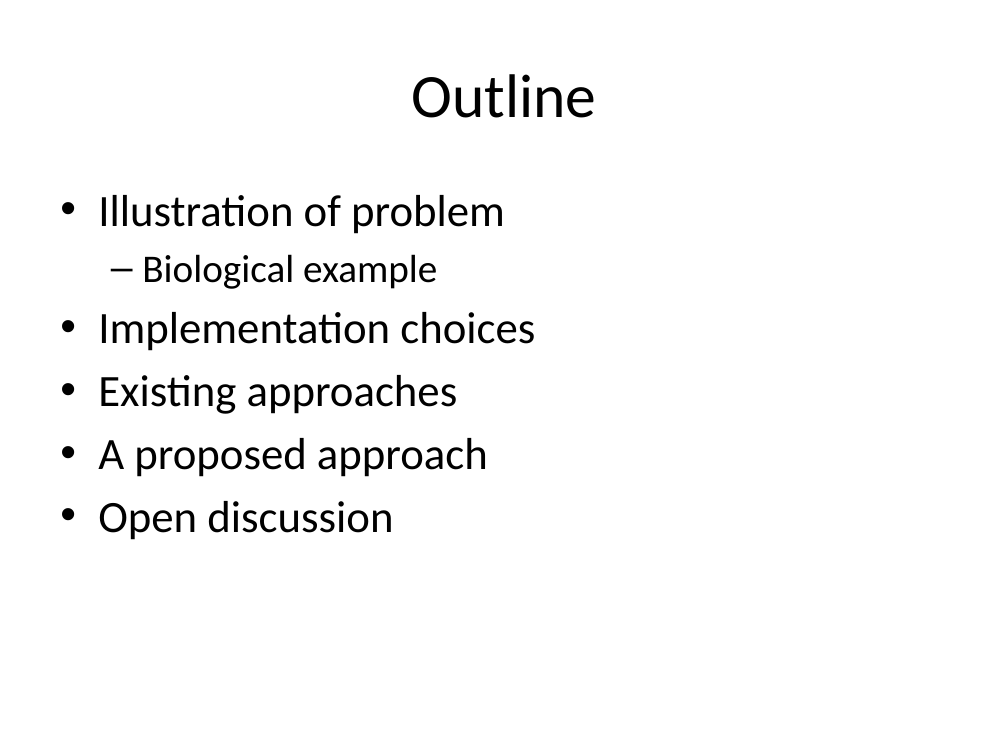
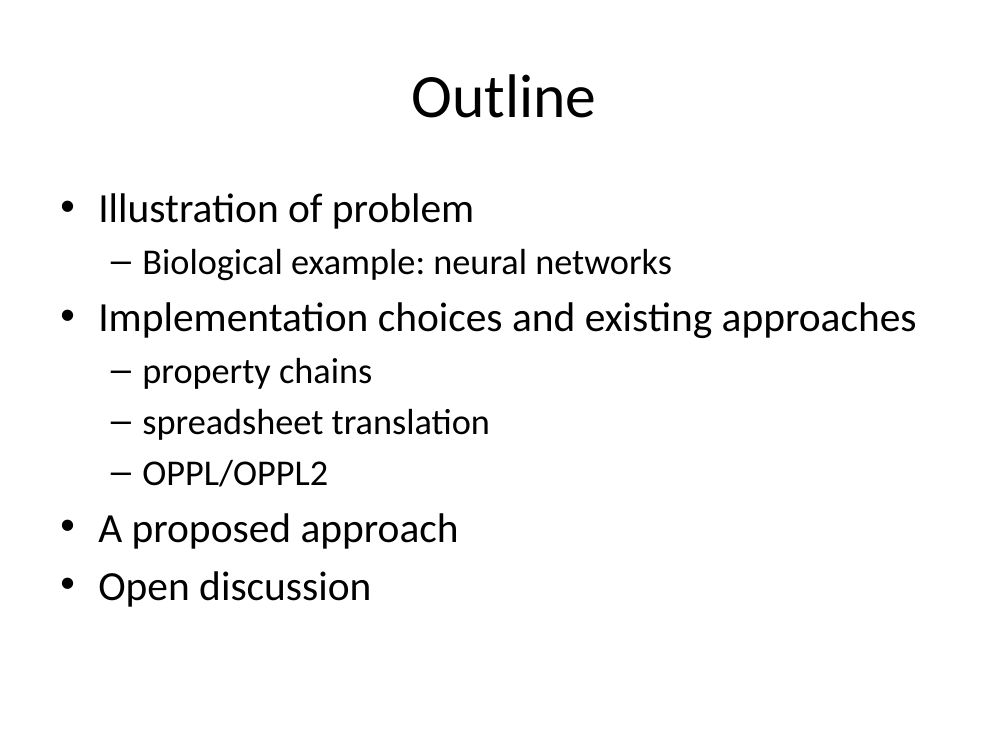
Before and after one commit to cmungall/obo2owl, a slide deck: slide 2 of papers/owled-macros-panel.pptx. Drawn at 1008x756 pixels with LibreOffice and Linux fonts; fonts in the diff are those of the drawing. Boxes give left, top, right and bottom in pixels: in the first picture for what was removed or moved away, otherwise in the second. Text is boxed around its words. In the diff, an @@ line names an element or a change of style, - is before the commit and + after.

```diff
--- a/papers/owled-macros-panel.pptx
+++ b/papers/owled-macros-panel.pptx
@@ text at (98,193,474,607): size 32 to 29.6 pt in "Illustration of problem", "A proposed approach", "Open discussion" @@
@@ text at (98,248,917,487): text changed; size 32 to 25.9 pt @@
-  – Biological example
-• Implementation choices
-• Existing approaches
+  – Biological example: neural networks
+• Implementation choices and existing approaches
+  – property chains
+  – spreadsheet translation
+  – OPPL/OPPL2
```
Also in this commit, not shown: 5 other slides changed.
